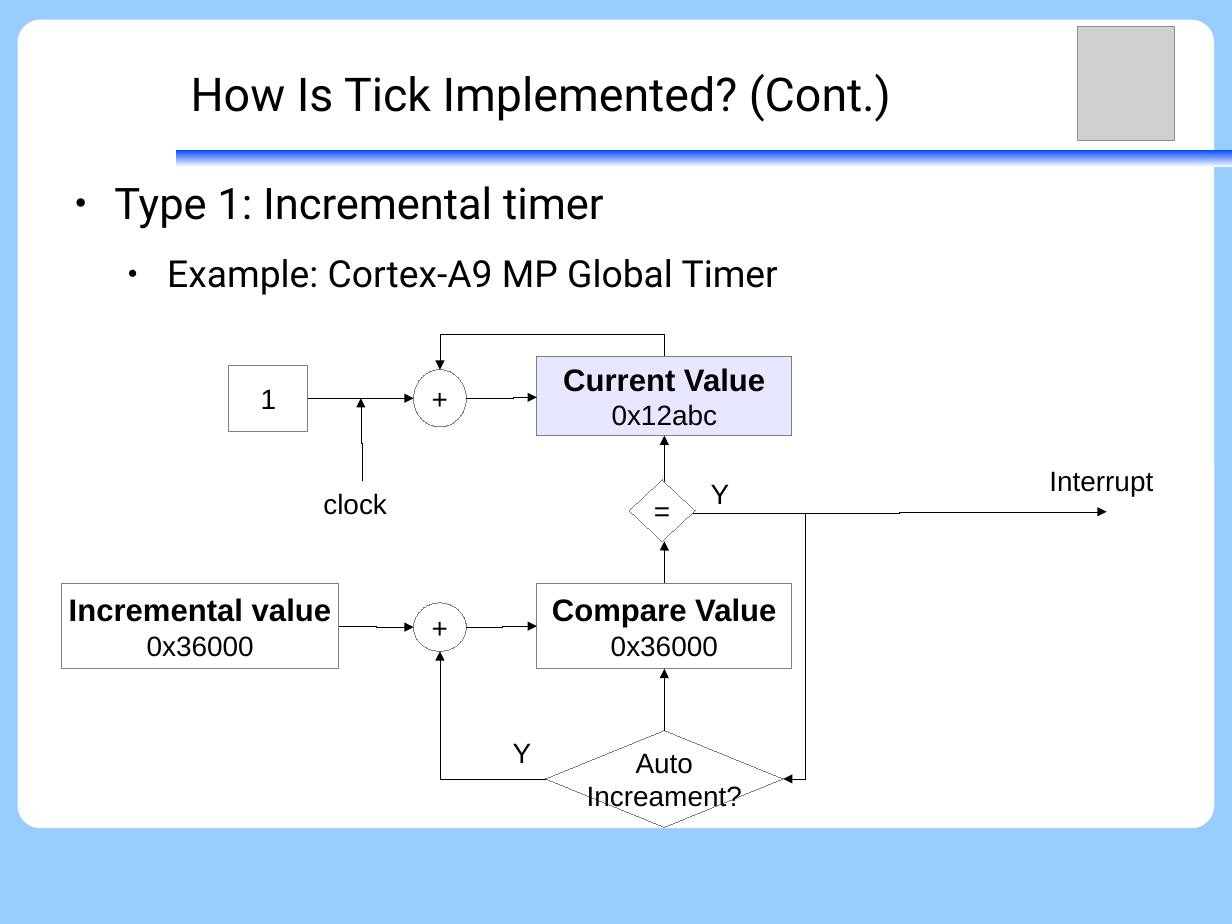
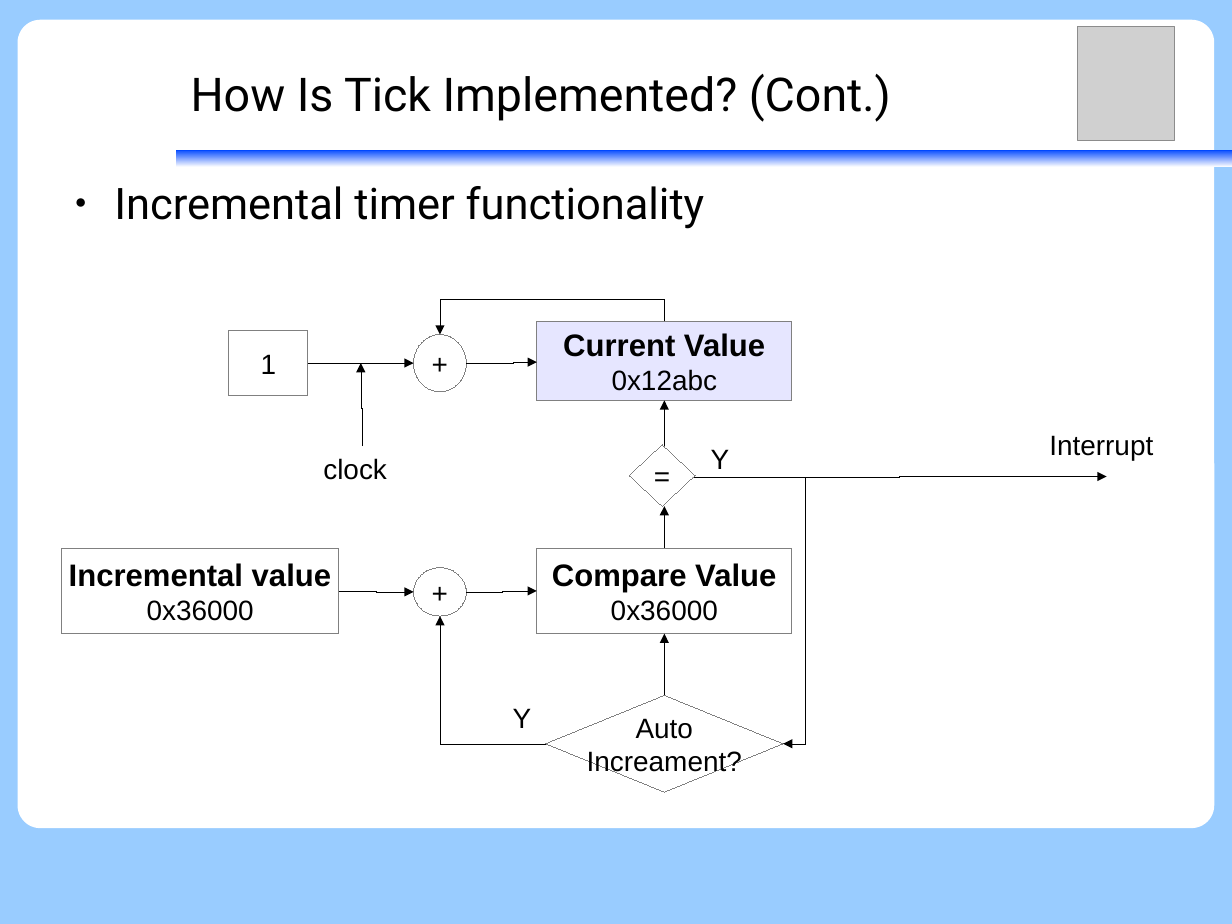
Before and after one commit to vh21/documents, a slide deck: slide 10 of ukernel/f9-microkernel-ktimer.odp (slide 8 before the commit). Drawn at 1232x924 pixels with LibreOffice and Linux fonts; fonts in the diff are those of the drawing; grey boxes stand for pictures. Boxes give left, top, right and bottom in pixels: in the first picture for what was removed or moved away, otherwise in the second. Text is boxed around its words. In the diff, an @@ line names an element or a change of style, - is before the commit and + after.

```diff
--- a/ukernel/f9-microkernel-ktimer.odp
+++ b/ukernel/f9-microkernel-ktimer.odp
@@ text at bbox=[114, 186, 705, 229]: text changed; size 24 to 28 pt @@
-● Type 1: Incremental timer
-  ● Example: Cortex-A9 MP Global Timer
+● Incremental timer functionality
@@ 12 elbow arrows, 4 rectangles, 4 texts, 2 diamonds, 2 ellipses: place and size @@
-12 elbow arrows, 4 rectangles, 4 texts, 2 diamonds, 2 ellipses at bbox=[61, 334, 1153, 828]
+12 elbow arrows, 4 rectangles, 4 texts, 2 diamonds, 2 ellipses at bbox=[61, 300, 1153, 793]
```
Also in this commit, not shown: 2 other slides changed, 5 slides added, 1 slide removed.
